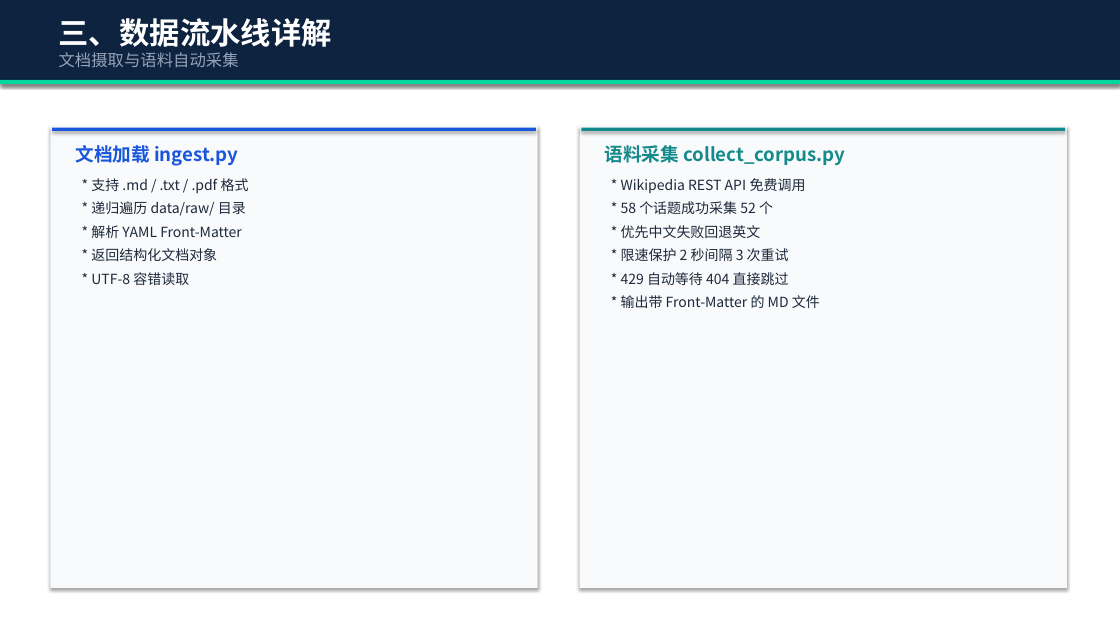
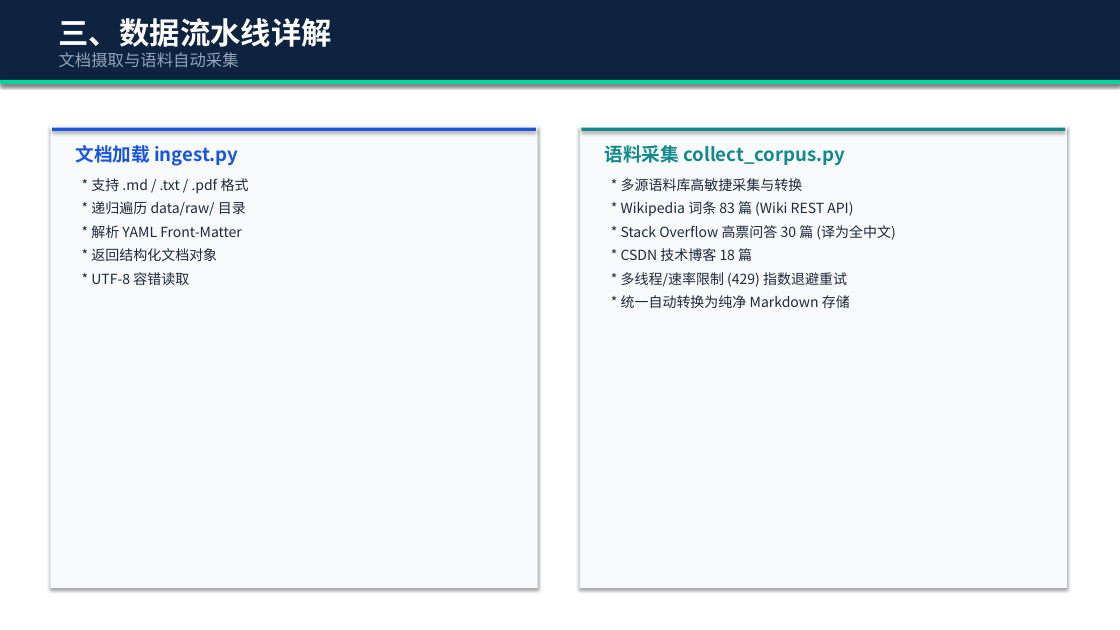
Before and after one commit to liwe123/Date-Analysis-Fanal-Exem, a slide deck: slide 5 of final exam2/BigData_RAG_答辩演示.pptx. Drawn at 1120x630 pixels with LibreOffice and Linux fonts; fonts in the diff are those of the drawing. Boxes give left, top, right and bottom in pixels: in the first picture for what was removed or moved away, otherwise in the second. Text is boxed around its words. In the diff, an @@ line names an element or a change of style, - is before the commit and + after.

Commit message:
docs: 更新答辩演示 PPT 并加入全新团队分工汇报页
1. create_pptx.py: 全面校正 RAG 项目运行数据（176 篇文档、~450+ 分块、68 个单测），新增全新的第九张幻灯片'团队分工与板块技术汇报'，并扩容目录页。
2. BigData_RAG_答辩演示.pptx: 基于更新后的 python 脚本重新渲染生成。
3. requirements.txt: 追加 python-pptx>=0.6.21 依赖以确保依赖链完整健壮。

```diff
--- a/final exam2/BigData_RAG_答辩演示.pptx
+++ b/final exam2/BigData_RAG_答辩演示.pptx
@@ text at bbox=[621, 178, 803, 191]: text changed @@
-* Wikipedia REST API 免费调用
+* 多源语料库高敏捷采集与转换
@@ text at bbox=[621, 201, 853, 216]: text changed @@
-* 58 个话题成功采集 52 个
+* Wikipedia 词条 83 篇 (Wiki REST API)
@@ text at bbox=[621, 225, 895, 240]: text changed @@
-* 优先中文失败回退英文
+* Stack Overflow 高票问答 30 篇 (译为全中文)
@@ text at bbox=[621, 248, 752, 261]: text changed @@
-* 限速保护 2 秒间隔 3 次重试
+* CSDN 技术博客 18 篇
@@ text at bbox=[621, 272, 847, 287]: text changed @@
-* 429 自动等待 404 直接跳过
+* 多线程/速率限制 (429) 指数退避重试
@@ text at bbox=[621, 295, 850, 308]: text changed @@
-* 输出带 Front-Matter 的 MD 文件
+* 统一自动转换为纯净 Markdown 存储
```
Also in this commit, not shown: 8 other slides changed, 1 slide added, 2 other files.
